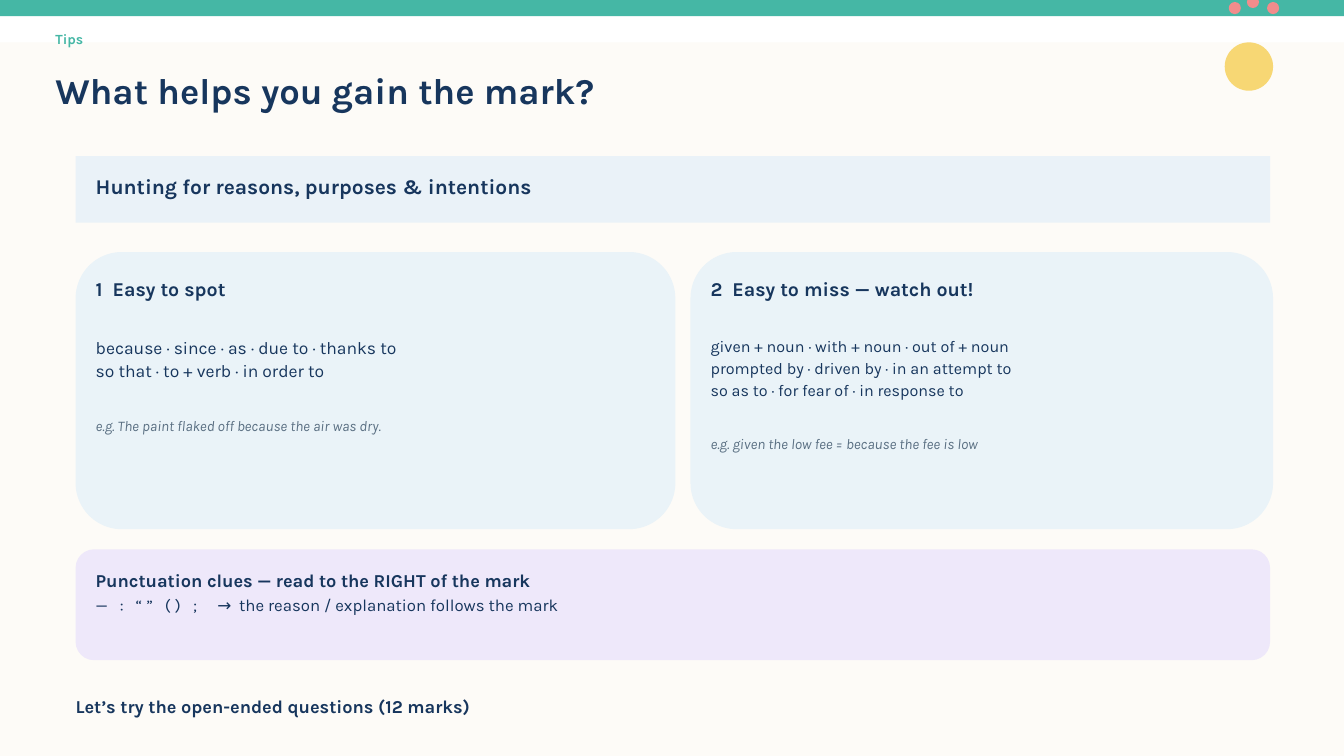
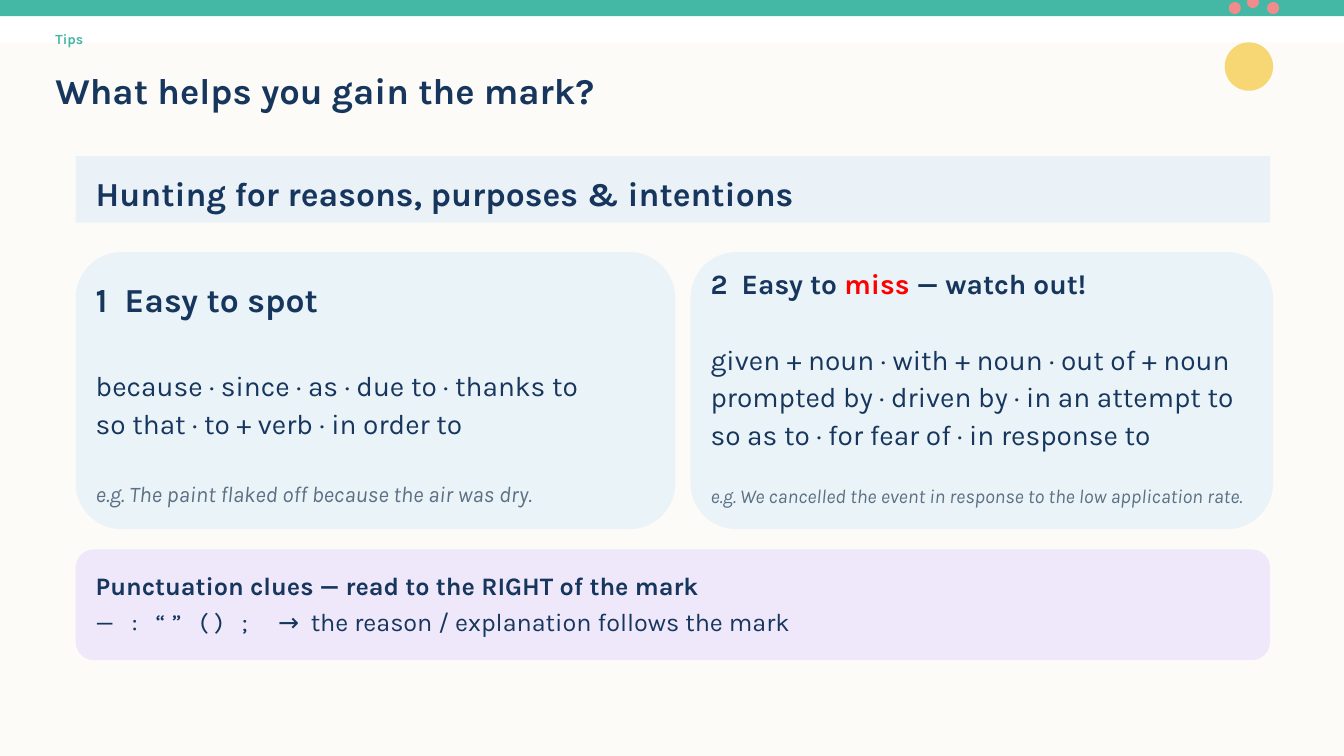
Before and after one commit to flyingbee2026/f6-sp-lesson4, a slide deck: slide 3 of F6_SP_Lesson_4_2013_Part_A_Open-Ended_PPT.pptx. Drawn at 1344x756 pixels with LibreOffice and Linux fonts; fonts in the diff are those of the drawing. Boxes give left, top, right and bottom in pixels: in the first picture for what was removed or moved away, otherwise in the second. Text is boxed around its words. In the diff, an @@ line names an element or a change of style, - is before the commit and + after.

```diff
--- a/F6_SP_Lesson_4_2013_Part_A_Open-Ended_PPT.pptx
+++ b/F6_SP_Lesson_4_2013_Part_A_Open-Ended_PPT.pptx
@@ text "Hunting for reasons, purposes & ..." at [96,182,794,215]: size 15 to 24 pt @@
@@ text "2 Easy to miss — ...": place and size @@
-text "2 Easy to miss — ..." at [711,282,1012,453]
+text "2 Easy to miss — ..." at [711,274,1242,508]
@@ text "1 Easy to spot" at [96,290,578,508]: size 14 to 24 pt in "1 Easy to spot"; size 12.5 to 20 pt in "because · since · as · due ...", "so that · to + verb · ..."; size 10.5 to 16 pt in "e.g. The paint flaked off because the ..." @@
@@ text at [711,274,1234,452]: size 14 to 20 pt in "2 Easy to miss — watch out!"; text colour #17365D to #FF0000 in "miss"; size 11.5 to 20 pt in "given + noun · with + noun ...", "prompted by · driven by · in ...", "so as to · for fear of ..." @@
@@ text at [711,489,1242,508]: text changed; size 10.5 to 14 pt @@
-e.g. given the low fee = because the fee is low
+e.g. We cancelled the event in response to the low application rate.
@@ text "Punctuation clues — read to ..." at [96,577,790,637]: size 13 to 18 pt in "Punctuation clues — read to the RIGHT ..."; size 12 to 18 pt in "— : “ ” ( ) ; ..." @@
@@ text removed at [76,699,470,718] @@
-Let’s try the open-ended questions (12 marks)
```
Also in this commit, not shown: 12 other slides changed, 1 other file.
